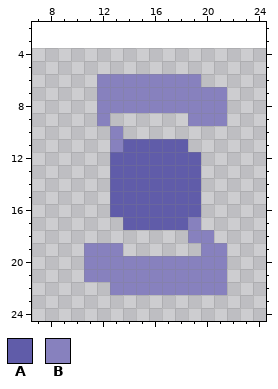
Pixel-art sprite -- sprites/sSerrote/layers/09d0fc00-1ae7-47a8-9c97-326f60fee84e/8aa75804-5870-46e8-b17c-d9be45390312.png. This is how it looked before the edit.
The file is 25x25 pixels. Shown: x 7..24, y 2..24. The old version is drawn lined up with the new one, on the new canvas.
Palette (. is transparent): A #605ca9  B #8781be
Pixels before, first column x 11:
 6 .BBBBBBBB..
 7 .BBBBBBBBBB
 8 .BBBBBBBBBB
 9 .B......BBB
10 ..B........
11 ..BAAAAA...
12 ..AAAAAAA..
13 ..AAAAAAA..
14 ..AAAAAAA..
15 ..AAAAAAA..
16 ..AAAAAAA..
17 ...AAAAAB..
18 ........BB.
19 BBB......BB
20 BBBBBBBBBBB
21 BBBBBBBBBBB
22 ..BBBBBBBBB
The same view after the edit:
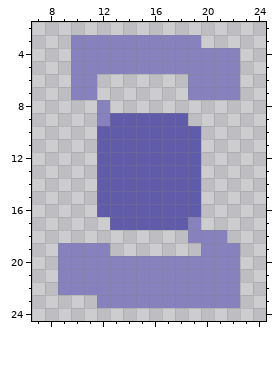
Change:
canvas 25x25 -> 32x32, the old top-left corner now at 4,4
Colour A is added in row 9 at x 13 to 18; in row 10 at x 12 and 14 to 19; in row 11 at x 12 and 19; in rows 12 to 16 at x 12; in row 17 at x 13.
Colour A replaces colour B in rows 10 to 11 at x 13.
Colour B is added in row 3 at x 10 to 19; in rows 4 to 5 at x 10 to 22; in row 6 at x 10 to 11 and 20 to 22; in row 7 at x 10 to 11 and 22; in row 18 at x 21; in rows 19 to 21 at x 9 to 10 and 22.
Colour B is added in row 22 at x 9 to 12 and 22; in row 23 at x 12 to 22.
The edit erases colour B in rows 6 to 7 at x 12 to 18; in row 8 at x 13 to 21; in row 9 at x 19 to 21; in row 19 at x 13.
